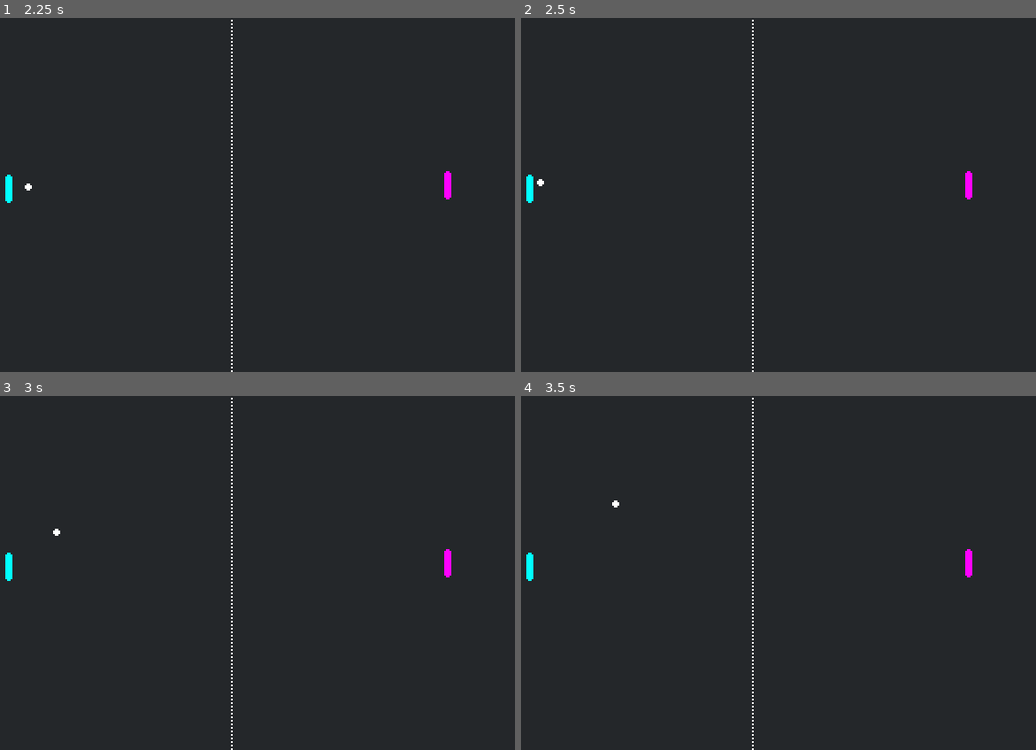
Above: before the commit, frames 1-4 (two rows, left to right).
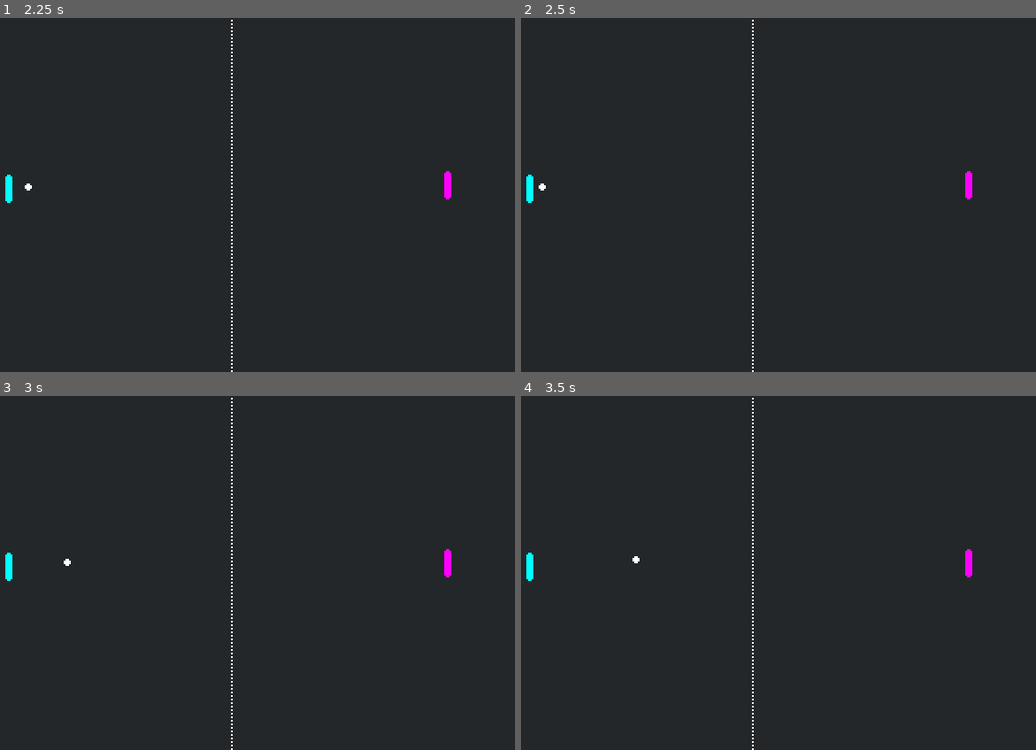
Above: after the commit, the same moments.

Repository: FranklinCentralHS/modProj1-red
Game: Godot game, scene res://pong.tscn
The game is run twice, just before and just after one commit, with the same random seed, the same clock (stepped at 60 frames per second) and the same inputs.
Inputs:
- Up to frame 1 (2.25 s): tap Enter at 0.5, 2 s; tap Space at 1.25 s
- Up to frame 2 (2.5 s): no input
- Up to frame 3 (3 s): no input
- Up to frame 4 (3.5 s): no input

Frame 1 is identical in both runs. In frame 2, less than 0.1% of the frame differs, in the area x 3-5%, y 45-49%; in frame 3, less than 0.1%, in the area x 10-14%, y 37-48%; in frame 4, less than 0.1%.

Commit message:
Changed the direction of the ball
It is just smoother and in my opinion more random

Diff:
--- a/logic/paddle.gd
+++ b/logic/paddle.gd
@@ -13,7 +13,7 @@
 	_up = n + "_move_up"
 	_down = n + "_move_down"
 	if n == "left":
-		_ball_dir = 1
+		_ball_dir = 10
 	else:
 		_ball_dir = -1
 
@@ -27,4 +27,4 @@
 func _on_area_entered(area):
 	if area.name == "Ball":
 		# Assign new direction.
-		area.direction = Vector2(_ball_dir, randf() * 2 - 1).normalized()
+		area.direction = Vector2(_ball_dir, randf() * 4 - 1).normalized()
